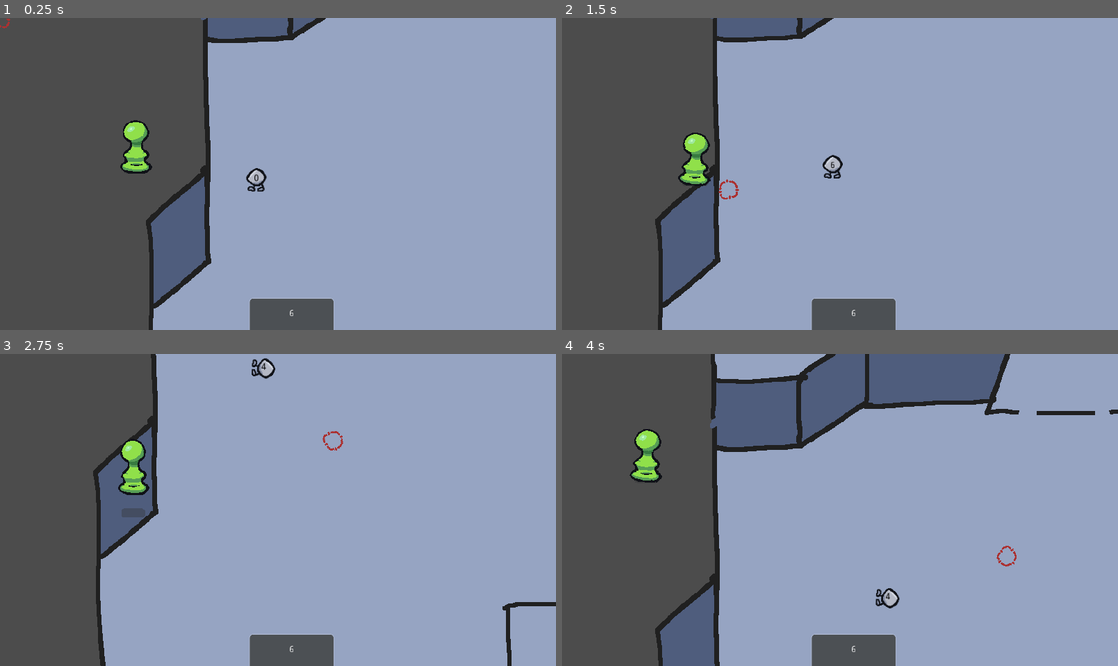
Above: before the commit, frames 1-4 (two rows, left to right).
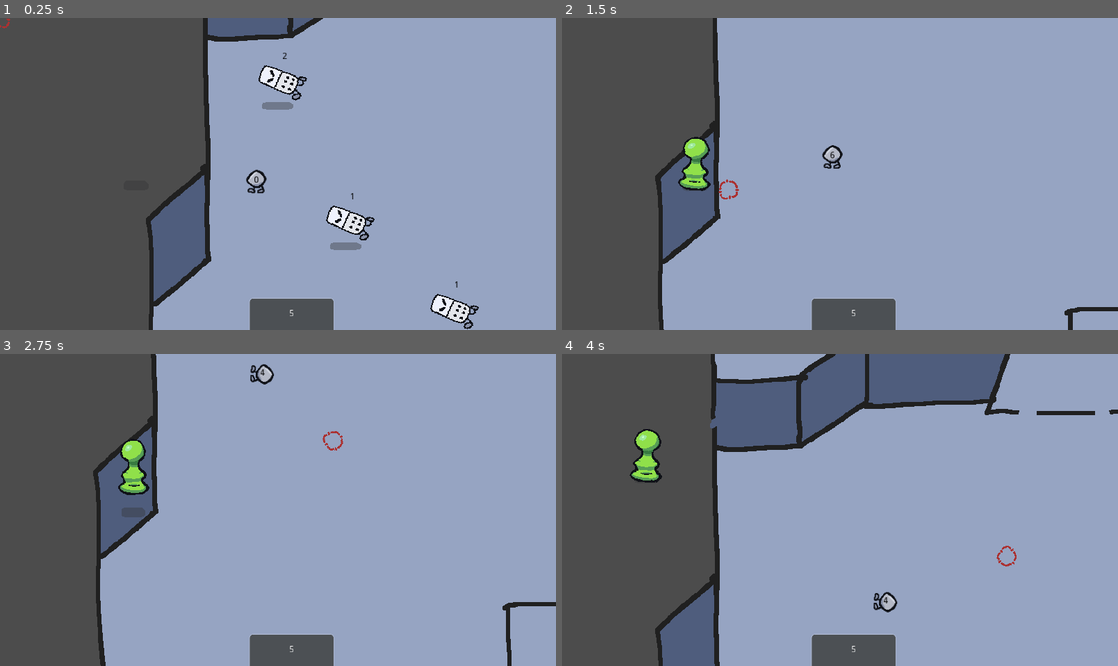
Above: after the commit, the same moments.

Repository: honiemun/GMTK-2022
Game: Godot game, scene res://World/World.tscn
Two runs of this game, one before a commit and one after it. Both use one fixed random seed, a clock stepped at 60 frames per second and the inputs below.
Inputs (mouse positions are in pixels of both pictures, inside the frame that each line leads up to):
- Up to frame 1 (0.25 s): no input
- Up to frame 2 (1.5 s): move the mouse to (962, 158) at 0.52 s; hold Right (ui_right) 0.53-1.28 s; click (962, 158) at 0.6 s; move the mouse to (728, 189) at 1.27 s; hold Down (ui_down) from 1.28 s (still down); click (728, 189) at 1.35 s
- Up to frame 3 (2.75 s): move the mouse to (333, 441) at 2.02 s; release Down (ui_down) at 2.03 s; hold Right (ui_right) from 2.03 s (still down); right-click (333, 441) at 2.1 s; click (333, 441) at 2.3 s
- Up to frame 4 (4 s): move the mouse to (812, 572) at 2.77 s; release Right (ui_right) at 2.78 s; hold Up (ui_up) 2.78-3.53 s; click (812, 572) at 2.85 s; move the mouse to (1006, 556) at 3.52 s; hold Left (ui_left) from 3.53 s (still down); click (1006, 556) at 3.6 s

The runs differ from the first frame. In frame 1, 3.1% of the frame differs, in the area x 21-87%, y 0-100%; in frame 2, 5.2%, in the area x 16-100%, y 0-100%; in frame 3, 0.4%; in frame 4, 0.2%.

Commit message:
Domino attack animation

Diff:
--- a/Enemies/Domino/Domino.gd
+++ b/Enemies/Domino/Domino.gd
@@ -13,6 +13,10 @@
 onready var tree = get_tree()
 onready var enemyHandler = tree.get_nodes_in_group("EnemyHandler")[0]
 
+onready var animationPlayer = $AnimationPlayer
+onready var animationTree = $AnimationTree
+onready var animationState = animationTree.get("parameters/playback")
+
 var last_spotted_player_pos: Vector2 = Vector2.ZERO
 var reached_last_player_pos: bool = true
 
@@ -25,8 +29,11 @@
 const friction = 200
 const knockback_power = 250
 var isKnocked = false
+var canMove = true
 
 func _ready():
+	animationTree.active = true
+
 	# Roll for STATS
 	diceRoll = enemyHandler.roll_enemy_stats(MAX_ROLL, true)
 	debugText.set_text(str(diceRoll))
@@ -42,14 +49,16 @@
 		dice = tree.get_nodes_in_group("Dice")[0]
 
 func _physics_process(delta):
-	if !isKnocked:
-		enemyHandler.follow_player(self, player)
-	else:
-		knockback = knockback.move_toward(Vector2.ZERO, friction * delta)
-		knockback = move_and_slide(knockback)
-		if global_position == last_pos:
-			isKnocked = false
-		last_pos = global_position
+	if canMove:
+		animationState.travel("Walk")
+		if !isKnocked:
+			enemyHandler.follow_player(self, player)
+		else:
+			knockback = knockback.move_toward(Vector2.ZERO, friction * delta)
+			knockback = move_and_slide(knockback)
+			if global_position == last_pos:
+				isKnocked = false
+			last_pos = global_position
 
 func _on_Hurtbox_area_entered(area):
 	# If dice is lower than life:
@@ -59,3 +68,12 @@
 		else:
 			isKnocked = true
 			knockback = dice.global_position.direction_to(global_position) * knockback_power
+
+# ATTACK ANIMATIONS
+
+func _on_Proximity_area_entered(area):
+	canMove = false
+	animationState.travel("Attack")
+
+func attack_finished():
+	canMove = true
--- a/Enemies/Domino/Domino.tscn
+++ b/Enemies/Domino/Domino.tscn
@@ -1,21 +1,332 @@
-[gd_scene load_steps=8 format=2]
+[gd_scene load_steps=18 format=2]
 
 [ext_resource path="res://Enemies/Domino/domino.png" type="Texture" id=1]
 [ext_resource path="res://Enemies/Domino/Domino.gd" type="Script" id=2]
 [ext_resource path="res://World/Assets/Shadow.tscn" type="PackedScene" id=3]
+[ext_resource path="res://Enemies/Domino/domino-fallen.png" type="Texture" id=4]
 
 [sub_resource type="CapsuleShape2D" id=1]
+
+[sub_resource type="CircleShape2D" id=2]
+radius = 48.0
 
 [sub_resource type="CapsuleShape2D" id=4]
 radius = 13.0
-height = 30.0
-
-[sub_resource type="CircleShape2D" id=2]
-radius = 48.0
+height = 28.0
 
 [sub_resource type="CapsuleShape2D" id=3]
 radius = 15.0
 height = 34.0
+
+[sub_resource type="Animation" id=10]
+resource_name = "Attack"
+step = 0.05
+tracks/0/type = "value"
+tracks/0/path = NodePath("Sprite:position")
+tracks/0/interp = 1
+tracks/0/loop_wrap = true
+tracks/0/imported = false
+tracks/0/enabled = true
+tracks/0/keys = {
+"times": PoolRealArray( 0, 0.05, 0.15, 0.25, 0.45, 0.75, 0.95 ),
+"transitions": PoolRealArray( 1, 1, 1, 1, 1, 1, 1 ),
+"update": 0,
+"values": [ Vector2( 0, 0 ), Vector2( 0, 2 ), Vector2( 0, 0 ), Vector2( 0, 0 ), Vector2( -26, 28 ), Vector2( -26, 28 ), Vector2( 0, 0 ) ]
+}
+tracks/1/type = "value"
+tracks/1/path = NodePath("Sprite:rotation_degrees")
+tracks/1/interp = 1
+tracks/1/loop_wrap = true
+tracks/1/imported = false
+tracks/1/enabled = true
+tracks/1/keys = {
+"times": PoolRealArray( 0, 0.25, 0.75, 0.95 ),
+"transitions": PoolRealArray( 1, 1, 1, 1 ),
+"update": 0,
+"values": [ 0.0, -86.1, -86.1, 0.0 ]
+}
+tracks/2/type = "value"
+tracks/2/path = NodePath("Sprite:scale")
+tracks/2/interp = 1
+tracks/2/loop_wrap = true
+tracks/2/imported = false
+tracks/2/enabled = true
+tracks/2/keys = {
+"times": PoolRealArray( 0, 0.1, 0.15, 0.75, 0.95 ),
+"transitions": PoolRealArray( 1, 1, 1, 1, 1 ),
+"update": 0,
+"values": [ Vector2( 1, 1 ), Vector2( 1.05, 0.95 ), Vector2( 0.95, 1.05 ), Vector2( 0.95, 1.05 ), Vector2( 1, 1 ) ]
+}
+tracks/3/type = "value"
+tracks/3/path = NodePath("Sprite:texture")
+tracks/3/interp = 1
+tracks/3/loop_wrap = true
+tracks/3/imported = false
+tracks/3/enabled = true
+tracks/3/keys = {
+"times": PoolRealArray( 0, 0.35, 0.75, 0.85 ),
+"transitions": PoolRealArray( 1, 1, 1, 1 ),
+"update": 1,
+"values": [ ExtResource( 1 ), ExtResource( 4 ), ExtResource( 4 ), ExtResource( 1 ) ]
+}
+tracks/4/type = "value"
+tracks/4/path = NodePath("Shadow:position")
+tracks/4/interp = 1
+tracks/4/loop_wrap = true
+tracks/4/imported = false
+tracks/4/enabled = true
+tracks/4/keys = {
+"times": PoolRealArray( 0, 0.15, 0.25, 0.5, 0.75, 1 ),
+"transitions": PoolRealArray( 1, 1, 1, 1, 1, 1 ),
+"update": 0,
+"values": [ Vector2( 0, 35 ), Vector2( -7, 35 ), Vector2( -6, 35 ), Vector2( -26.0625, 33.875 ), Vector2( -26.0625, 33.875 ), Vector2( 0, 35 ) ]
+}
+tracks/5/type = "value"
+tracks/5/path = NodePath("Shadow:rotation_degrees")
+tracks/5/interp = 1
+tracks/5/loop_wrap = true
+tracks/5/imported = false
+tracks/5/enabled = true
+tracks/5/keys = {
+"times": PoolRealArray( 0 ),
+"transitions": PoolRealArray( 1 ),
+"update": 0,
+"values": [ 0.0 ]
+}
+tracks/6/type = "value"
+tracks/6/path = NodePath("Shadow:scale")
+tracks/6/interp = 1
+tracks/6/loop_wrap = true
+tracks/6/imported = false
+tracks/6/enabled = true
+tracks/6/keys = {
+"times": PoolRealArray( 0, 0.15, 0.25, 0.5, 0.75, 1 ),
+"transitions": PoolRealArray( 1, 1, 1, 1, 1, 1 ),
+"update": 0,
+"values": [ Vector2( 1, 1 ), Vector2( 1.28049, 0.8125 ), Vector2( 1.12805, 0.71875 ), Vector2( 1.27134, 0.859375 ), Vector2( 1.27134, 0.859375 ), Vector2( 1, 1 ) ]
+}
+tracks/7/type = "value"
+tracks/7/path = NodePath("Hurtbox/CollisionShape2D:disabled")
+tracks/7/interp = 1
+tracks/7/loop_wrap = true
+tracks/7/imported = false
+tracks/7/enabled = true
+tracks/7/keys = {
+"times": PoolRealArray( 0, 0.1, 0.55, 0.6 ),
+"transitions": PoolRealArray( 1, 1, 1, 1 ),
+"update": 1,
+"values": [ true, false, false, true ]
+}
+tracks/8/type = "value"
+tracks/8/path = NodePath("Hurtbox:rotation_degrees")
+tracks/8/interp = 1
+tracks/8/loop_wrap = true
+tracks/8/imported = false
+tracks/8/enabled = true
+tracks/8/keys = {
+"times": PoolRealArray( 0, 0.45, 0.75, 1 ),
+"transitions": PoolRealArray( 1, 1, 1, 1 ),
+"update": 0,
+"values": [ 0.0, -90.0, -90.0, 0.0 ]
+}
+tracks/9/type = "value"
+tracks/9/path = NodePath("Hurtbox:position")
+tracks/9/interp = 1
+tracks/9/loop_wrap = true
+tracks/9/imported = false
+tracks/9/enabled = true
+tracks/9/keys = {
+"times": PoolRealArray( 0 ),
+"transitions": PoolRealArray( 1 ),
+"update": 0,
+"values": [ Vector2( 2, 22 ) ]
+}
+tracks/10/type = "method"
+tracks/10/path = NodePath(".")
+tracks/10/interp = 1
+tracks/10/loop_wrap = true
+tracks/10/imported = false
+tracks/10/enabled = true
+tracks/10/keys = {
+"times": PoolRealArray( 1 ),
+"transitions": PoolRealArray( 1 ),
+"values": [ {
+"args": [  ],
+"method": "attack_finished"
+} ]
+}
+
+[sub_resource type="Animation" id=7]
+length = 0.001
+tracks/0/type = "value"
+tracks/0/path = NodePath("Sprite:position")
+tracks/0/interp = 1
+tracks/0/loop_wrap = true
+tracks/0/imported = false
+tracks/0/enabled = true
+tracks/0/keys = {
+"times": PoolRealArray( 0 ),
+"transitions": PoolRealArray( 1 ),
+"update": 0,
+"values": [ Vector2( 0, 0 ) ]
+}
+tracks/1/type = "value"
+tracks/1/path = NodePath("Sprite:rotation_degrees")
+tracks/1/interp = 1
+tracks/1/loop_wrap = true
+tracks/1/imported = false
+tracks/1/enabled = true
+tracks/1/keys = {
+"times": PoolRealArray( 0 ),
+"transitions": PoolRealArray( 1 ),
+"update": 0,
+"values": [ 0.0 ]
+}
+tracks/2/type = "value"
+tracks/2/path = NodePath("Sprite:scale")
+tracks/2/interp = 1
+tracks/2/loop_wrap = true
+tracks/2/imported = false
+tracks/2/enabled = true
+tracks/2/keys = {
+"times": PoolRealArray( 0 ),
+"transitions": PoolRealArray( 1 ),
+"update": 0,
+"values": [ Vector2( 1, 1 ) ]
+}
+tracks/3/type = "value"
+tracks/3/path = NodePath("Sprite:texture")
+tracks/3/interp = 1
+tracks/3/loop_wrap = true
+tracks/3/imported = false
+tracks/3/enabled = true
+tracks/3/keys = {
+"times": PoolRealArray( 0 ),
+"transitions": PoolRealArray( 1 ),
+"update": 0,
+"values": [ ExtResource( 1 ) ]
+}
+tracks/4/type = "value"
+tracks/4/path = NodePath("Shadow:position")
+tracks/4/interp = 1
+tracks/4/loop_wrap = true
+tracks/4/imported = false
+tracks/4/enabled = true
+tracks/4/keys = {
+"times": PoolRealArray( 0 ),
+"transitions": PoolRealArray( 1 ),
+"update": 0,
+"values": [ Vector2( 0, 35 ) ]
+}
+tracks/5/type = "value"
+tracks/5/path = NodePath("Shadow:rotation_degrees")
+tracks/5/interp = 1
+tracks/5/loop_wrap = true
+tracks/5/imported = false
+tracks/5/enabled = true
+tracks/5/keys = {
+"times": PoolRealArray( 0 ),
+"transitions": PoolRealArray( 1 ),
+"update": 0,
+"values": [ 0.0 ]
+}
+tracks/6/type = "value"
+tracks/6/path = NodePath("Shadow:scale")
+tracks/6/interp = 1
+tracks/6/loop_wrap = true
+tracks/6/imported = false
+tracks/6/enabled = true
+tracks/6/keys = {
+"times": PoolRealArray( 0 ),
+"transitions": PoolRealArray( 1 ),
+"update": 0,
+"values": [ Vector2( 1, 1 ) ]
+}
+tracks/7/type = "value"
+tracks/7/path = NodePath("Hurtbox/CollisionShape2D:disabled")
+tracks/7/interp = 1
+tracks/7/loop_wrap = true
+tracks/7/imported = false
+tracks/7/enabled = true
+tracks/7/keys = {
+"times": PoolRealArray( 0 ),
+"transitions": PoolRealArray( 1 ),
+"update": 0,
+"values": [ true ]
+}
+tracks/8/type = "value"
+tracks/8/path = NodePath("Hurtbox:rotation_degrees")
+tracks/8/interp = 1
+tracks/8/loop_wrap = true
+tracks/8/imported = false
+tracks/8/enabled = true
+tracks/8/keys = {
+"times": PoolRealArray( 0 ),
+"transitions": PoolRealArray( 1 ),
+"update": 0,
+"values": [ 0.0 ]
+}
+tracks/9/type = "value"
+tracks/9/path = NodePath("Hurtbox:position")
+tracks/9/interp = 1
+tracks/9/loop_wrap = true
+tracks/9/imported = false
+tracks/9/enabled = true
+tracks/9/keys = {
+"times": PoolRealArray( 0 ),
+"transitions": PoolRealArray( 1 ),
+"update": 0,
+"values": [ Vector2( 2, 22 ) ]
+}
+
+[sub_resource type="Animation" id=8]
+resource_name = "Walk"
+length = 0.4
+loop = true
+tracks/0/type = "value"
+tracks/0/path = NodePath("Sprite:position")
+tracks/0/interp = 1
+tracks/0/loop_wrap = true
+tracks/0/imported = false
+tracks/0/enabled = true
+tracks/0/keys = {
+"times": PoolRealArray( 0, 0.1, 0.2, 0.3 ),
+"transitions": PoolRealArray( 1, 1, 1, 1 ),
+"update": 0,
+"values": [ Vector2( 0, 0 ), Vector2( 3, 0 ), Vector2( 0, 0 ), Vector2( -3, 0 ) ]
+}
+tracks/1/type = "value"
+tracks/1/path = NodePath("Sprite:rotation_degrees")
+tracks/1/interp = 1
+tracks/1/loop_wrap = true
+tracks/1/imported = false
+tracks/1/enabled = true
+tracks/1/keys = {
+"times": PoolRealArray( 0, 0.1, 0.2, 0.3 ),
+"transitions": PoolRealArray( 1, 1, 1, 1 ),
+"update": 0,
+"values": [ 0.0, 10.0, 0.0, -15.0 ]
+}
+
+[sub_resource type="AnimationNodeAnimation" id=11]
+animation = "Attack"
+
+[sub_resource type="AnimationNodeAnimation" id=9]
+animation = "Walk"
+
+[sub_resource type="AnimationNodeStateMachineTransition" id=12]
+
+[sub_resource type="AnimationNodeStateMachineTransition" id=13]
+
+[sub_resource type="AnimationNodeStateMachine" id=5]
+states/Attack/node = SubResource( 11 )
+states/Attack/position = Vector2( 412, 115 )
+states/Walk/node = SubResource( 9 )
+states/Walk/position = Vector2( 241, 115 )
+transitions = [ "Walk", "Attack", SubResource( 12 ), "Attack", "Walk", SubResource( 13 ) ]
+start_node = "Walk"
+
+[sub_resource type="AnimationNodeStateMachinePlayback" id=6]
 
 [node name="Domino" type="KinematicBody2D" groups=["Enemy"]]
 position = Vector2( 0, -35 )
@@ -45,35 +356,44 @@
 margin_bottom = -32.0
 text = "0"
 
-[node name="Position2D" type="Position2D" parent="."]
-position = Vector2( 0, 24 )
-__meta__ = {
-"_gizmo_extents_": 15.0
-}
-
-[node name="Hitbox" type="Area2D" parent="Position2D" groups=["EnemyHitbox"]]
-position = Vector2( 0, -28 )
-collision_layer = 0
-collision_mask = 4
-
-[node name="CollisionShape2D" type="CollisionShape2D" parent="Position2D/Hitbox" groups=["EnemyHitbox"]]
-shape = SubResource( 4 )
-
-[node name="AttackArea" type="Area2D" parent="."]
+[node name="Proximity" type="Area2D" parent="."]
+visible = false
 position = Vector2( 0, 1 )
 collision_layer = 0
-collision_mask = 32
-
-[node name="CollisionShape2D" type="CollisionShape2D" parent="AttackArea"]
+collision_mask = 36
+
+[node name="CollisionShape2D" type="CollisionShape2D" parent="Proximity"]
 shape = SubResource( 2 )
 
 [node name="Hurtbox" type="Area2D" parent="."]
+position = Vector2( 2, 22 )
+collision_layer = 0
+collision_mask = 36
+
+[node name="CollisionShape2D" type="CollisionShape2D" parent="Hurtbox"]
+position = Vector2( 0, -27 )
+shape = SubResource( 4 )
+disabled = true
+
+[node name="Hitbox" type="Area2D" parent="."]
 visible = false
 collision_layer = 2
 collision_mask = 0
 
-[node name="CollisionShape2D" type="CollisionShape2D" parent="Hurtbox"]
+[node name="CollisionShape2D" type="CollisionShape2D" parent="Hitbox"]
 position = Vector2( 3, 0 )
 shape = SubResource( 3 )
 
-[connection signal="area_entered" from="Hurtbox" to="." method="_on_Hurtbox_area_entered"]
+[node name="AnimationPlayer" type="AnimationPlayer" parent="."]
+autoplay = "Walk"
+anims/Attack = SubResource( 10 )
+anims/RESET = SubResource( 7 )
+anims/Walk = SubResource( 8 )
+
+[node name="AnimationTree" type="AnimationTree" parent="."]
+tree_root = SubResource( 5 )
+anim_player = NodePath("../AnimationPlayer")
+parameters/playback = SubResource( 6 )
+
+[connection signal="area_entered" from="Proximity" to="." method="_on_Proximity_area_entered"]
+[connection signal="area_entered" from="Hitbox" to="." method="_on_Hurtbox_area_entered"]
--- a/Player/Player.gd
+++ b/Player/Player.gd
@@ -74,21 +74,22 @@
 #	draw_line(Vector2(0,0), dice.mouse_position_clamped_radius(Vector2(0,0)), Color(255, 0, 0), 1)
 
 func _on_Hitbox_area_entered(area):
-	var enemy = area.get_parent()
-	if state != DEAD && canBeHurt && area.is_in_group("EnemyHitbox"):
-		canBeHurt = false
-		if "diceRoll" in enemy:
-			#health -= enemy.diceRoll
-			health -= 1
-			emit_signal("player_hit", health)
-			if health > 0:
-				state = HURT
-				$InvincibilityFrames.start()
-				knockback = enemy.global_position.direction_to(global_position) * knockback_power
-				animationState.travel("hurt")
-			else:
-				state = DEAD
-				animationState.travel("dead")
+	if area.get_name() == "Hurtbox":
+		if state != DEAD && canBeHurt:
+			canBeHurt = false
+			var enemy = area.get_parent()
+			if "diceRoll" in enemy:
+				#health -= enemy.diceRoll
+				health -= 1
+				emit_signal("player_hit", health)
+				if health > 0:
+					state = HURT
+					$InvincibilityFrames.start()
+					knockback = enemy.global_position.direction_to(global_position) * knockback_power
+					animationState.travel("hurt")
+				else:
+					state = DEAD
+					animationState.travel("dead")
 
 
 func _on_InvincibilityFrames_timeout():
Binary file added: Enemies/Domino/domino-fallen.png
Not shown, added: Enemies/Domino/domino-fallen.png.import
Not shown, added: Enemies/Domino/domino-fallen.kra-autosave.kra
Not shown, added: Enemies/Domino/domino-fallen.png~
Not shown, added: Enemies/Domino/domino.png-autosave.kra
